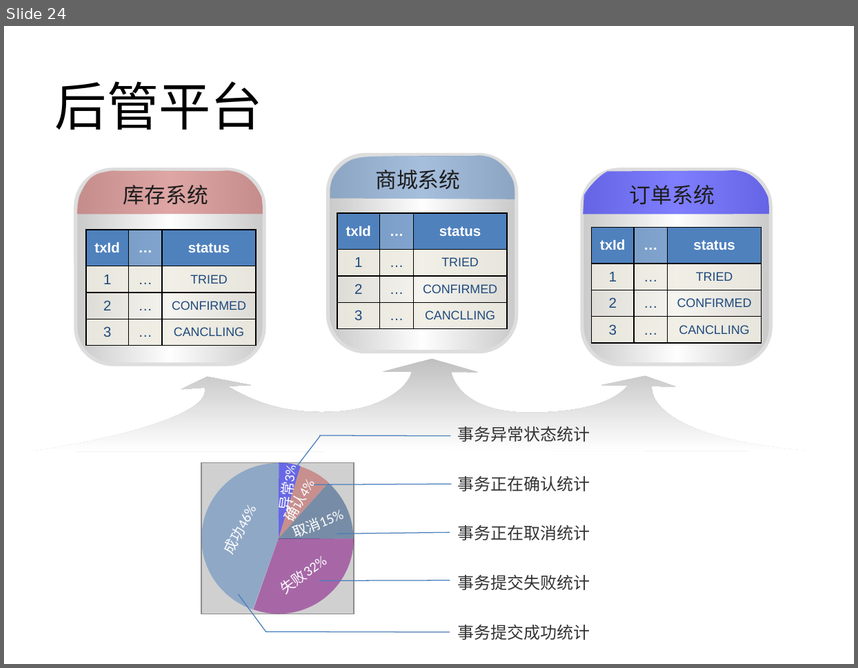
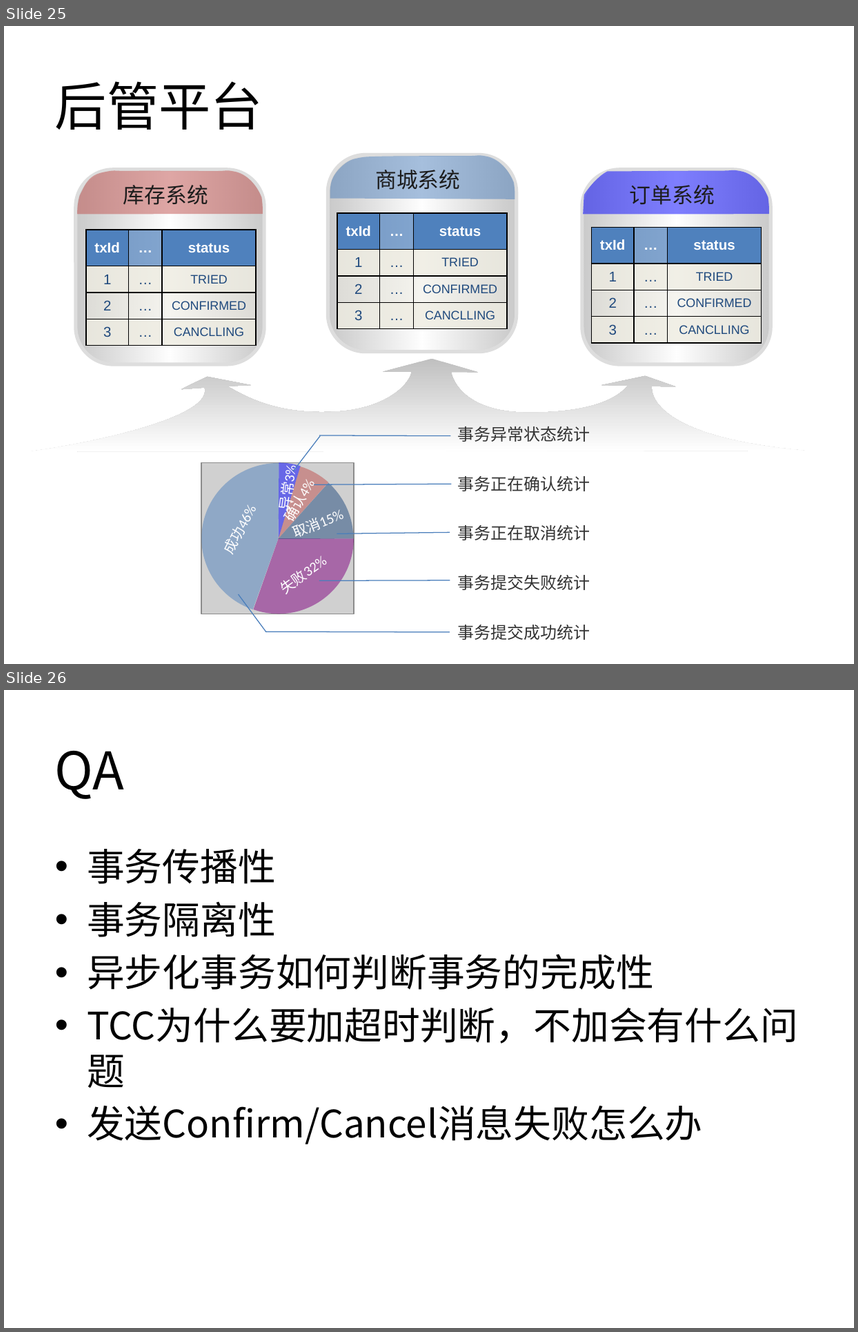
Before and after one commit to balancebeam/galaxy, a slide deck: galaxy-doc/分布式事务.pptx. Shown one above the other, each under a label of ours: slide 24 before the commit, slides 25 and 26 after it. The pictures are 858x668 and 858x1332 pixels, drawn with LibreOffice and Linux fonts; fonts in the diff are those of the drawing; grey boxes stand for pictures. Boxes give left, top, right and bottom in pixels: in the first picture for what was removed or moved away, otherwise in the second. Text is boxed around its words. In the diff, an @@ line names an element or a change of style, - is before the commit and + after.

```diff
--- a/galaxy-doc/分布式事务.pptx
+++ b/galaxy-doc/分布式事务.pptx
@@ slide 26 added at [4, 690, 854, 1328], background #FFFFFF @@
@@ title added at [55, 751, 125, 799], 44 pt, text #000000 @@
+QA
@@ text added at [87, 849, 798, 1144], 32 pt, text #000000 @@
+• 事务传播性
+• 事务隔离性
+• 异步化事务如何判断事务的完成性
+• TCC为什么要加超时判断，不加会有什么问题
+• 发送Confirm/Cancel消息失败怎么办
@@ what was slide 24 is now slide 25 @@
```
Also in this commit, not shown: 2 slides changed, 1 other slide added, 2 other files.
